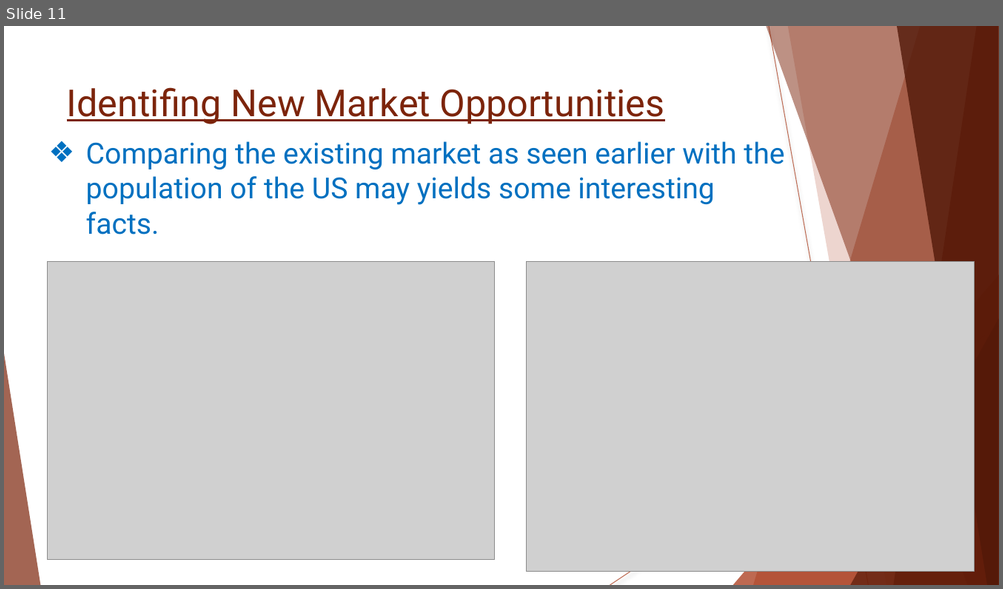
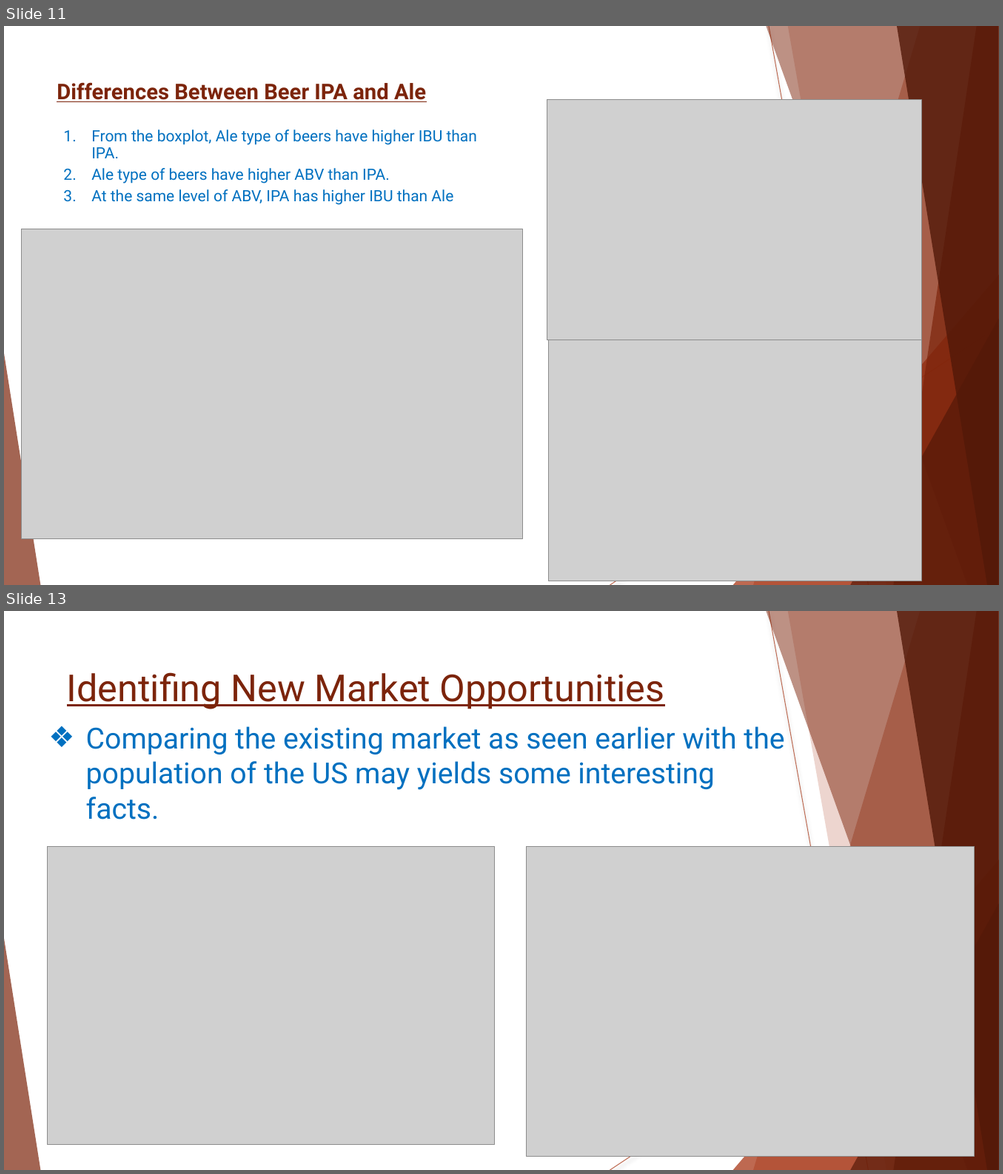
Before and after one commit to Wu-Sophia/BeerAnalysis, a slide deck: DataDynamos_BeerMarketingPresentation.pptx. Shown one above the other, each under a label of ours: slide 11 before the commit, slides 11 and 13 after it; the slides between them are not shown. The pictures are 1003x589 and 1003x1174 pixels, drawn with LibreOffice and Linux fonts; fonts in the diff are those of the drawing; grey boxes stand for pictures. Boxes give left, top, right and bottom in pixels: in the first picture for what was removed or moved away, otherwise in the second. Text is boxed around its words. In the diff, an @@ line names an element or a change of style, - is before the commit and + after.

```diff
--- a/DataDynamos_BeerMarketingPresentation.pptx
+++ b/DataDynamos_BeerMarketingPresentation.pptx
@@ slide 11 added at (4,26,999,585), background #FFFFFF; not listed: 10 template elements that a slide beside it also shows @@
@@ title added at (57,82,426,102), 20.9 pt, text #7C240B, bold, underline @@
+Differences Between Beer IPA and Ale
@@ picture added at (547,100,922,340) @@
@@ text added at (91,130,477,205), 15 pt, text #0070C0 @@
+1. From the boxplot, Ale type of beers have higher IBU than IPA.
+2. Ale type of beers have higher ABV than IPA.
+3. At the same level of ABV, IPA has higher IBU than Ale
@@ picture added at (21,230,523,540) @@
@@ picture added at (549,340,922,582) @@
@@ what was slide 11 is now slide 13 @@
```
Also in this commit, not shown: 2 other slides added.
